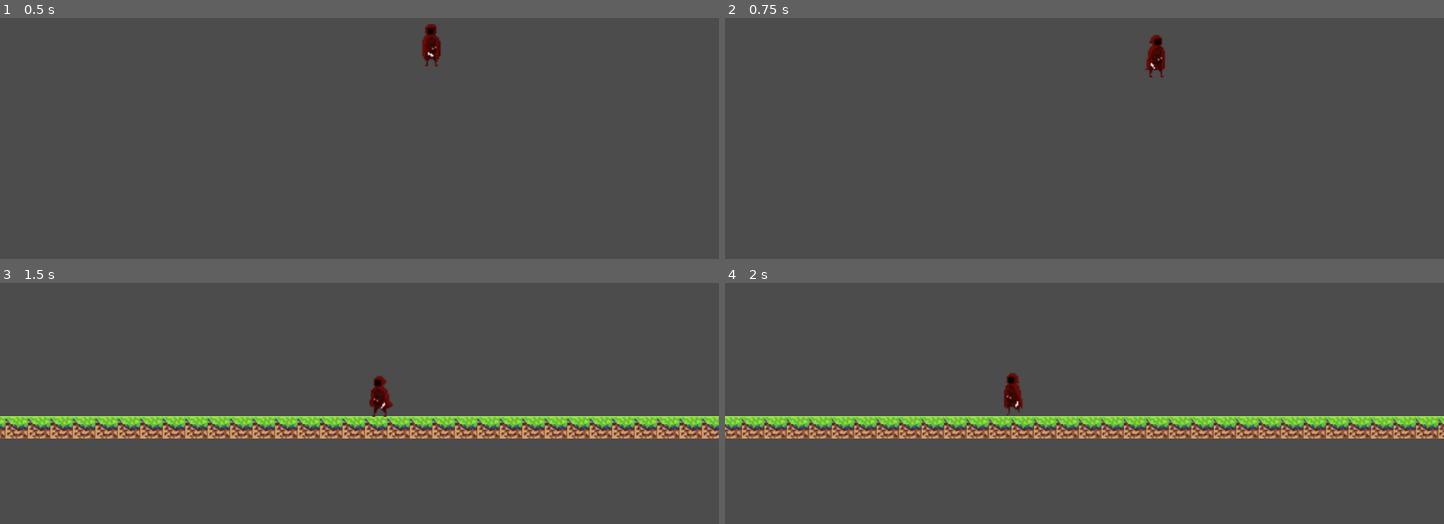
Above: before the commit, frames 1-4 (two rows, left to right).
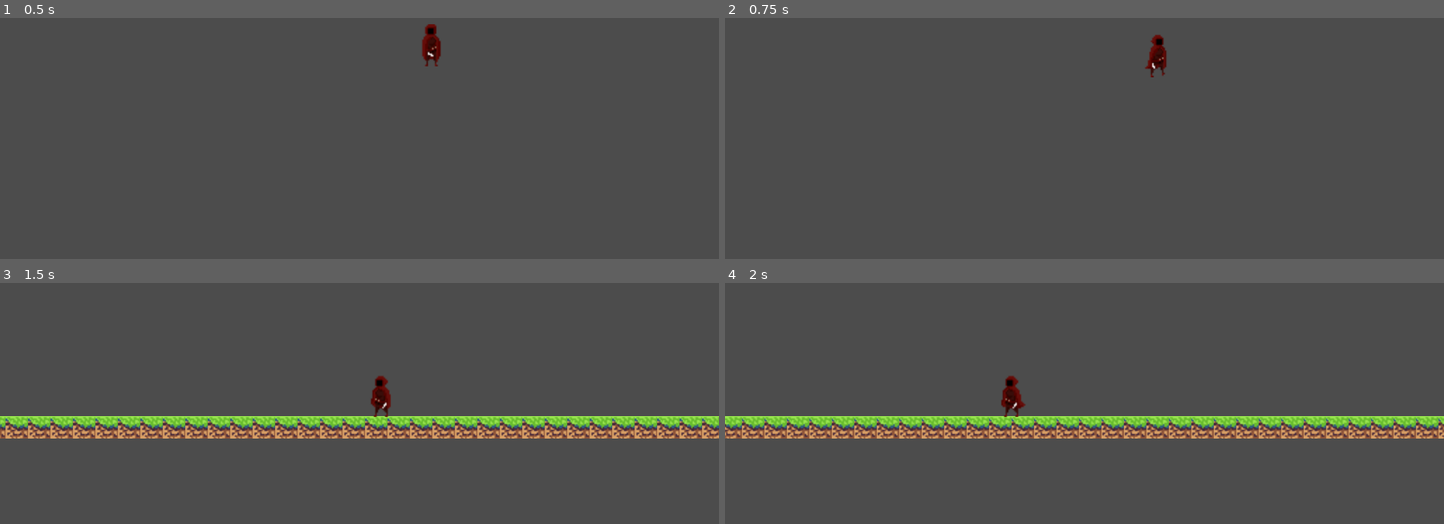
Above: after the commit, the same moments.

Repository: SanchezSDario/TP-BOSS---The-Game-Team
Game: Godot game, scene res://Scenes/Scenarios/Scenario1/Scenario1.tscn
Two runs of this game, one before a commit and one after it. Both use one fixed random seed, a clock stepped at 60 frames per second and the inputs below. The project has no main scene, so this scene is started directly.
Inputs:
- Up to frame 1 (0.5 s): no input
- Up to frame 2 (0.75 s): tap Enter at 0.5 s; hold Right (ui_right) from 0.53 s (still down)
- Up to frame 3 (1.5 s): release Right (ui_right) at 1.28 s; hold Left (ui_left) from 1.28 s (still down)
- Up to frame 4 (2 s): keep holding Left (ui_left)

Frame 1 is identical in both runs. In frame 2, 0.2% of the frame differs, in the area x 58-62%, y 7-25%; in frame 3, 0.2%; in frame 4, 0.2%, in the area x 38-42%, y 37-56%.

Commit message:
Agregado CollisionSystem solo detecta colision de piso, tambien se agreo animacion de salto al Assasin

Diff:
--- a/Scenes/PlayableCharacters/PlayableCharacter1/AnimatedSprite.gd
+++ b/Scenes/PlayableCharacters/PlayableCharacter1/AnimatedSprite.gd
@@ -4,6 +4,9 @@
 var sprite_animation
 
 func _ready():
+	frames.set_animation_loop("Jump", false)
+	frames.set_animation_speed("Jump", 7)
+	frames.set_animation_speed("Walk", 10)
 	assasin = get_parent()
 
 func _process(delta):
@@ -18,4 +21,5 @@
 		"WalkLeft":
 			flip_h = true
 			sprite_animation = "Walk"
+		"Jump": sprite_animation = "Jump"
 		_: sprite_animation = "Idle"
--- a/Scenes/PlayableCharacters/PlayableCharacter1/Assasin.gd
+++ b/Scenes/PlayableCharacters/PlayableCharacter1/Assasin.gd
@@ -5,6 +5,8 @@
 export (int) var JUMP_CONSTANT
 export (int) var jump_force
 export (int) var movement_speed
+var collision
+var jump
 
 func _ready():
 	pass
@@ -12,4 +14,5 @@
 func _process(delta):
 	StateSystem.update_state(self) #Update the state
 	MovingSystem.execute(self) #Moves the player
-	GravitySystem.apply(self, delta)
+	GravitySystem.apply(self, delta) #Applies gravitation
+	CollisionSystem.execute(self)
--- a/Scenes/PlayableCharacters/PlayableCharacter1/Assasin.tscn
+++ b/Scenes/PlayableCharacters/PlayableCharacter1/Assasin.tscn
@@ -14,13 +14,13 @@
 [ext_resource path="res://Art/Sprites/PlayableCharacters/PlayableCharacter1/WalkAssasin/wa1.png" type="Texture" id=12]
 [ext_resource path="res://Art/Sprites/PlayableCharacters/PlayableCharacter1/WalkAssasin/wa2.png" type="Texture" id=13]
 [ext_resource path="res://Art/Sprites/PlayableCharacters/PlayableCharacter1/WalkAssasin/wa3.png" type="Texture" id=14]
-[ext_resource path="res://Art/Sprites/PlayableCharacters/PlayableCharacter1/WalkAssasin/wa4.png" type="Texture" id=15]
-[ext_resource path="res://Art/Sprites/PlayableCharacters/PlayableCharacter1/WalkAssasin/wa5.png" type="Texture" id=16]
-[ext_resource path="res://Art/Sprites/PlayableCharacters/PlayableCharacter1/WalkAssasin/wa6.png" type="Texture" id=17]
-[ext_resource path="res://Art/Sprites/PlayableCharacters/PlayableCharacter1/WalkAssasin/wa7.png" type="Texture" id=18]
-[ext_resource path="res://Art/Sprites/PlayableCharacters/PlayableCharacter1/WalkAssasin/wa8.png" type="Texture" id=19]
-[ext_resource path="res://Art/Sprites/PlayableCharacters/PlayableCharacter1/WalkAssasin/wa9.png" type="Texture" id=20]
-[ext_resource path="res://Art/Sprites/PlayableCharacters/PlayableCharacter1/WalkAssasin/wa10.png" type="Texture" id=21]
+[ext_resource path="res://Art/Sprites/PlayableCharacters/PlayableCharacter1/WalkAssasin/wa8.png" type="Texture" id=15]
+[ext_resource path="res://Art/Sprites/PlayableCharacters/PlayableCharacter1/WalkAssasin/wa4.png" type="Texture" id=16]
+[ext_resource path="res://Art/Sprites/PlayableCharacters/PlayableCharacter1/WalkAssasin/wa9.png" type="Texture" id=17]
+[ext_resource path="res://Art/Sprites/PlayableCharacters/PlayableCharacter1/WalkAssasin/wa10.png" type="Texture" id=18]
+[ext_resource path="res://Art/Sprites/PlayableCharacters/PlayableCharacter1/WalkAssasin/wa5.png" type="Texture" id=19]
+[ext_resource path="res://Art/Sprites/PlayableCharacters/PlayableCharacter1/WalkAssasin/wa6.png" type="Texture" id=20]
+[ext_resource path="res://Art/Sprites/PlayableCharacters/PlayableCharacter1/WalkAssasin/wa7.png" type="Texture" id=21]
 [ext_resource path="res://Scenes/PlayableCharacters/PlayableCharacter1/AnimatedSprite.gd" type="Script" id=22]
 
 [sub_resource type="SpriteFrames" id=1]
@@ -31,7 +31,12 @@
 "name": "Idle",
 "speed": 5.0
 }, {
-"frames": [ ExtResource( 12 ), ExtResource( 13 ), ExtResource( 14 ), ExtResource( 15 ), ExtResource( 16 ), ExtResource( 17 ), ExtResource( 18 ), ExtResource( 19 ), ExtResource( 20 ), ExtResource( 21 ) ],
+"frames": [ ExtResource( 12 ), ExtResource( 13 ), ExtResource( 14 ), ExtResource( 15 ), ExtResource( 16 ), ExtResource( 17 ), ExtResource( 18 ) ],
+"loop": true,
+"name": "Jump",
+"speed": 5.0
+}, {
+"frames": [ ExtResource( 12 ), ExtResource( 13 ), ExtResource( 14 ), ExtResource( 16 ), ExtResource( 19 ), ExtResource( 20 ), ExtResource( 21 ), ExtResource( 15 ), ExtResource( 17 ), ExtResource( 18 ) ],
 "loop": true,
 "name": "Walk",
 "speed": 5.0
--- a/Scenes/Scenarios/Scenario1/Scenario1.tscn
+++ b/Scenes/Scenarios/Scenario1/Scenario1.tscn
@@ -1,8 +1,9 @@
-[gd_scene load_steps=4 format=2]
+[gd_scene load_steps=5 format=2]
 
 [ext_resource path="res://Scenes/Scenarios/Scenario1/TileMap/Tiling.tres" type="TileSet" id=1]
-[ext_resource path="res://Scenes/PlayableCharacters/PlayableCharacter1/Assasin.tscn" type="PackedScene" id=2]
-[ext_resource path="res://Scenes/Scenarios/Scenario1/PlayerCamera.gd" type="Script" id=3]
+[ext_resource path="res://Scenes/Scenarios/Scenario1/TileMap.gd" type="Script" id=2]
+[ext_resource path="res://Scenes/PlayableCharacters/PlayableCharacter1/Assasin.tscn" type="PackedScene" id=3]
+[ext_resource path="res://Scenes/Scenarios/Scenario1/PlayerCamera.gd" type="Script" id=4]
 
 [node name="Scenario1" type="Node" index="0"]
 
@@ -25,9 +26,10 @@
 occluder_light_mask = 1
 format = 1
 tile_data = PoolIntArray( 1441792, 1, 0, 1441793, 1, 0, 1441794, 1, 0, 1441795, 1, 0, 1441796, 1, 0, 1441797, 1, 0, 144 …(492 unchanged characters)…
+script = ExtResource( 2 )
 _sections_unfolded = [ "Cell" ]
 
-[node name="Assasin" parent="." index="1" instance=ExtResource( 2 )]
+[node name="Assasin" parent="." index="1" instance=ExtResource( 3 )]
 
 position = Vector2( 199.98, 294.725 )
 JUMP_CONSTANT = 27
--- /dev/null
+++ b/Scenes/Scenarios/Scenario1/TileMap.gd
@@ -0,0 +1,4 @@
+extends TileMap
+
+func _ready():
+	set_meta("Type", "Floor")
--- /dev/null
+++ b/Systems/CollisionSystem.gd
@@ -0,0 +1,6 @@
+extends Node
+
+func execute(caster):
+	if(caster.collision != null):
+		match caster.collision.collider.get_meta("Type"):
+			"Floor": caster.jump = false
--- a/Systems/GravitySystem.gd
+++ b/Systems/GravitySystem.gd
@@ -1,6 +1,6 @@
 extends Node
 
 func apply(caster, delta_time):
-	caster.move_and_collide(Vector2(0, 20 - caster.jump_force))
+	caster.collision = caster.move_and_collide(Vector2(0, 20 - caster.jump_force))
 	if (caster.jump_force > 0):
 		caster.jump_force -= (20 + caster.jump_force)/2 * delta_time
--- a/Systems/InputSystem.gd
+++ b/Systems/InputSystem.gd
@@ -10,4 +10,4 @@
 	return Input.is_action_pressed("ui_right") or Input.is_action_pressed("ui_left")
 
 func not_walking():
-	return !(Input.is_action_pressed("ui_right") and Input.is_action_pressed("ui_left"))
+	return (!is_walking())
--- a/Systems/MovingSystem.gd
+++ b/Systems/MovingSystem.gd
@@ -5,8 +5,9 @@
 	move(caster)
 
 func jump(caster):
-	if(InputSystem.action_just_pressed("ui_up")):
+	if(InputSystem.action_just_pressed("ui_up") and !caster.jump):
 		caster.jump_force = caster.JUMP_CONSTANT
+		caster.jump = true
 
 func move(caster):
 	move_left(caster)
@@ -14,10 +15,10 @@
 
 func move_right(caster):
 	if(InputSystem.action_pressed("ui_right")):
-		caster.move_and_collide(Vector2(caster.movement_speed, 0))
+		caster.collision = caster.move_and_collide(Vector2(caster.movement_speed, 0))
 		jump(caster)
 
 func move_left(caster):
 	if(InputSystem.action_pressed("ui_left")):
-		caster.move_and_collide(Vector2(-caster.movement_speed, 0))
+		caster.collision = caster.move_and_collide(Vector2(-caster.movement_speed, 0))
 		jump(caster)
--- a/Systems/StateSystem.gd
+++ b/Systems/StateSystem.gd
@@ -8,6 +8,8 @@
 	if(InputSystem.not_walking()): caster.state_identifier = "Idle"
 
 func walk_state(caster):
+	if(InputSystem.action_pressed("ui_up")):
+		caster.state_identifier = "Jump"
 	if(InputSystem.action_pressed("ui_left")):
 		caster.state_identifier = "WalkLeft"
 	if(InputSystem.action_pressed("ui_right")):
--- a/project.godot
+++ b/project.godot
@@ -19,6 +19,7 @@
 MovingSystem="*res://Systems/MovingSystem.gd"
 StateSystem="*res://Systems/StateSystem.gd"
 GravitySystem="*res://Systems/GravitySystem.gd"
+CollisionSystem="*res://Systems/CollisionSystem.gd"
 
 [rendering]
 
Not shown: 1 places in Scenes/Scenarios/Scenario1/Scenario1.tscn that only renumber resources
